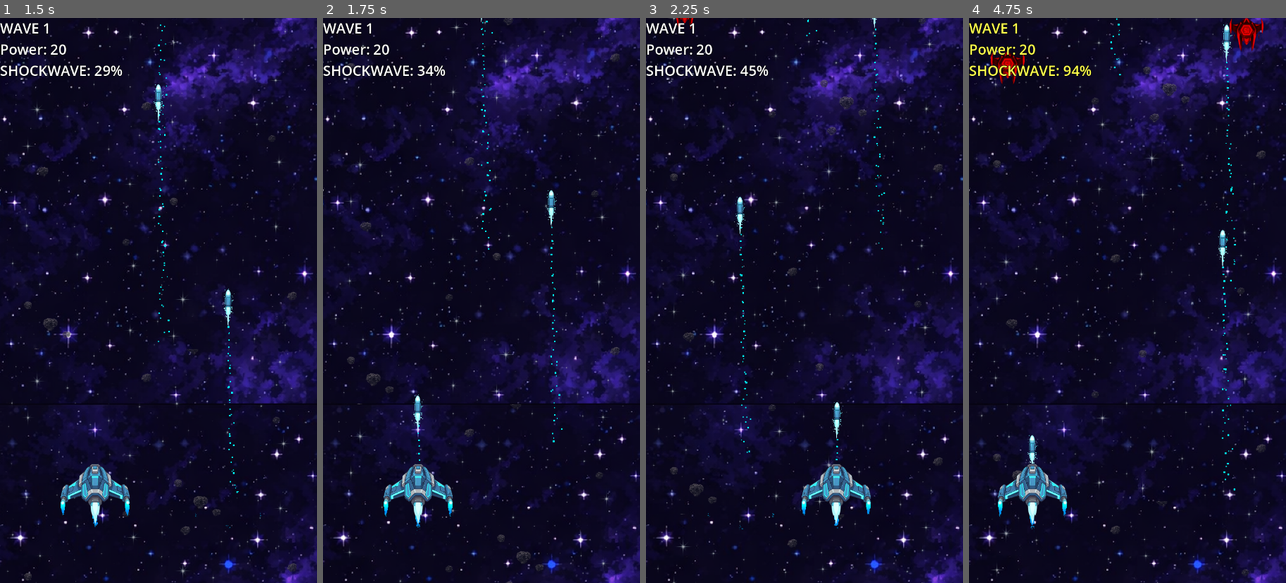
Above: before the commit, frames 1-4 (left to right).
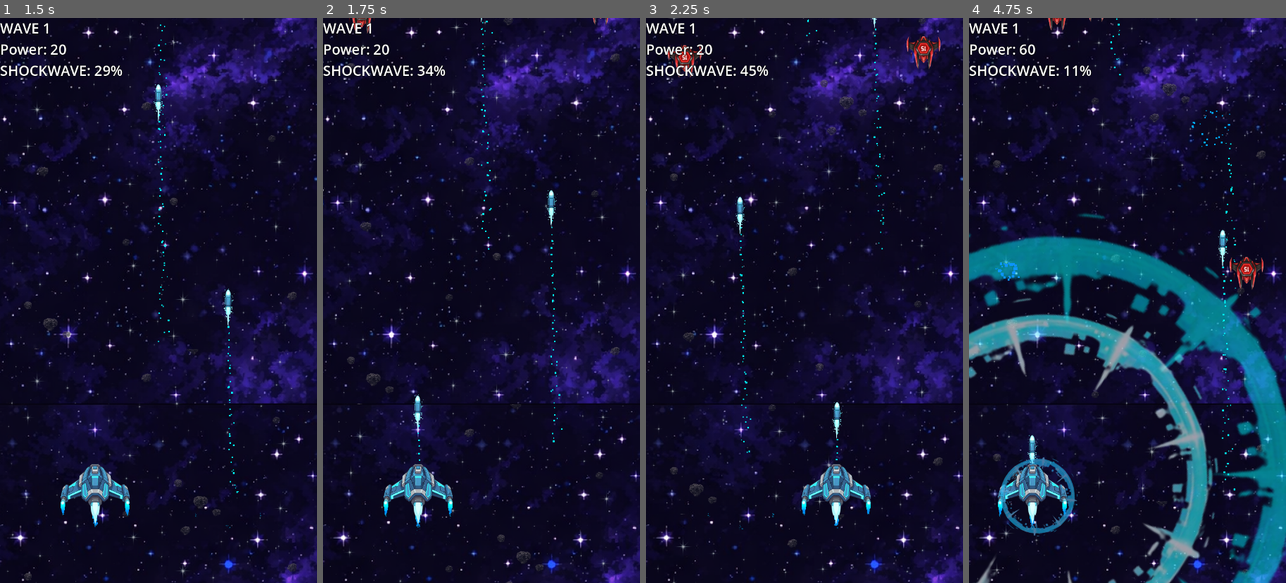
Above: after the commit, the same moments.

Repository: f4binhuu/hyper_shooter
Game: Godot game, scene res://game.tscn
Two runs of this game, one before a commit and one after it. Both use one fixed random seed, a clock stepped at 60 frames per second and the inputs below.
Inputs (mouse positions are in pixels of both pictures, inside the frame that each line leads up to):
- Up to frame 1 (1.5 s): tap Enter (ui_accept) at 0.5, 0.77 s; move the mouse to (228, 272) at 0.52 s; click (228, 272) at 0.67 s; move the mouse to (95, 328) at 1.27 s; click (95, 328) at 1.42 s
- Up to frame 2 (1.75 s): tap Enter (ui_accept) at 1.52 s
- Up to frame 3 (2.25 s): move the mouse to (836, 176) at 2.02 s; click (836, 176) at 2.17 s
- Up to frame 4 (4.75 s): move the mouse to (1111, 413) at 2.77 s; click (1111, 413) at 2.92 s; tap Enter (ui_accept) at 3.02, 3.77, 4.52 s; move the mouse to (1222, 385) at 3.52 s; click (1222, 385) at 3.67 s; move the mouse to (1032, 215) at 4.27 s; click (1032, 215) at 4.42 s

Frame 1 is identical in both runs. In frame 2, 0.1% of the frame differs, in the area x 8-90%, y 0-3%; in frame 3, 0.6%; in frame 4, 22%, in the area x 0-100%, y 0-100%.

Commit message:
lvl 2 and lvl 3 enemies

Diff:
--- a/configs/wave_config.gd
+++ b/configs/wave_config.gd
@@ -12,7 +12,13 @@
 @export_range(0.1, 10.0, 0.1) var spawn_interval: float = 1.0
 @export_range(1, 10) var enemies_per_spawn: int = 2
 
-@export_group("Enemy Stats")
+@export_group("Enemy Types")
+## Chances de spawn (soma deve ser ~1.0)
+@export_range(0.0, 1.0, 0.05) var enemy_lvl_1_chance: float = 1.0
+@export_range(0.0, 1.0, 0.05) var enemy_lvl_2_chance: float = 0.0
+@export_range(0.0, 1.0, 0.05) var enemy_lvl_3_chance: float = 0.0
+
+@export_group("Enemy Stats (Legacy - usado para spawn manual)")
 @export_range(1, 100) var enemy_health: int = 1
 @export_range(10.0, 500.0, 10.0) var enemy_speed: float = 50.0
 @export_range(1, 100) var enemy_points: int = 10
--- a/elements/enemy.gd
+++ b/elements/enemy.gd
@@ -24,11 +24,6 @@
 	previous_x = position.x
 	original_speed = speed
 
-	# Ajustar cor baseado na vida (inimigos mais fortes = mais escuros)
-	if max_health > 2:
-		sprite.modulate = Color(0.8, 0, 0)  # Vermelho escuro
-	elif max_health > 1:
-		sprite.modulate = Color(1, 0.3, 0.3)  # Vermelho médio
 
 func _physics_process(delta):
 	# Aplicar knockback
@@ -76,10 +71,11 @@
 	if health <= 0:
 		die()
 	else:
+		var original_modulate = sprite.modulate
 		# Flash de dano
 		sprite.modulate = Color(1.5, 1.5, 1.5)
 		await get_tree().create_timer(0.1).timeout
-		sprite.modulate = Color(1, 0, 0)
+		sprite.modulate = original_modulate
 
 func die():
 	# Dar pontos e carga de shockwave ao player
--- a/elements/enemy.tscn
+++ b/elements/enemy.tscn
@@ -10,7 +10,6 @@
 script = ExtResource("1_7k104")
 
 [node name="Sprite2D" type="Sprite2D" parent="."]
-modulate = Color(1, 0, 0, 1)
 rotation = 3.1415927
 scale = Vector2(0.5, 0.5)
 texture = ExtResource("2_btx3p")
--- /dev/null
+++ b/elements/enemy_lvl_2.tscn
@@ -0,0 +1,19 @@
+[gd_scene load_steps=4 format=3 uid="uid://c2xk8n7p4mqr2"]
+
+[ext_resource type="Script" uid="uid://7y0movc7wd3u" path="res://elements/enemy.gd" id="1_lvl2"]
+[ext_resource type="Texture2D" uid="uid://dtten8hmp11al" path="res://sprites/spr_enemy_lvl_2.png" id="2_lvl2"]
+
+[sub_resource type="RectangleShape2D" id="RectangleShape2D_lvl2"]
+size = Vector2(80, 80)
+
+[node name="EnemyLvl2" type="Area2D"]
+script = ExtResource("1_lvl2")
+max_health = 3
+
+[node name="Sprite2D" type="Sprite2D" parent="."]
+rotation = 3.1415927
+scale = Vector2(0.3, 0.3)
+texture = ExtResource("2_lvl2")
+
+[node name="CollisionShape2D" type="CollisionShape2D" parent="."]
+shape = SubResource("RectangleShape2D_lvl2")
--- /dev/null
+++ b/elements/enemy_lvl_3.tscn
@@ -0,0 +1,20 @@
+[gd_scene load_steps=4 format=3 uid="uid://b8yk3n5p7mqr3"]
+
+[ext_resource type="Script" uid="uid://7y0movc7wd3u" path="res://elements/enemy.gd" id="1_lvl3"]
+[ext_resource type="Texture2D" uid="uid://d2d54s3oh1gsh" path="res://sprites/spr_enemy_lvl_3.png" id="2_lvl3"]
+
+[sub_resource type="RectangleShape2D" id="RectangleShape2D_lvl3"]
+size = Vector2(80, 80)
+
+[node name="EnemyLvl3" type="Area2D"]
+script = ExtResource("1_lvl3")
+speed = 250.0
+max_health = 5
+
+[node name="Sprite2D" type="Sprite2D" parent="."]
+rotation = 3.1415927
+scale = Vector2(0.3, 0.3)
+texture = ExtResource("2_lvl3")
+
+[node name="CollisionShape2D" type="CollisionShape2D" parent="."]
+shape = SubResource("RectangleShape2D_lvl3")
--- a/game.gd
+++ b/game.gd
@@ -1,6 +1,8 @@
 extends Node2D
 
-@onready var enemy_scene = preload("res://elements/enemy.tscn")
+@onready var enemy_lvl_1_scene = preload("res://elements/enemy.tscn")
+@onready var enemy_lvl_2_scene = preload("res://elements/enemy_lvl_2.tscn")
+@onready var enemy_lvl_3_scene = preload("res://elements/enemy_lvl_3.tscn")
 @onready var multiplier_scene = preload("res://elements/multiplier.tscn")
 @onready var upgrade_ui_scene = preload("res://ui/upgrade_selection_ui.tscn")
 
@@ -101,15 +103,13 @@
 func spawn_enemies():
 	# Spawnar múltiplos inimigos de uma vez
 	for i in range(current_wave.enemies_per_spawn):
+		# Escolher tipo de inimigo baseado nas chances da wave
+		var enemy_scene = choose_enemy_type()
 		var enemy = enemy_scene.instantiate()
+
 		var spawn_x = randf_range(50, get_viewport_rect().size.x - 50)
 		enemy.position = Vector2(spawn_x, -50)
 
-		# Configurar propriedades do inimigo baseado na wave
-		enemy.max_health = current_wave.enemy_health
-		enemy.speed = current_wave.enemy_speed
-		enemy.points_value = current_wave.enemy_points
-
 		add_child(enemy)
 
 		# Conectar sinal de morte do inimigo
@@ -117,6 +117,18 @@
 
 		# Pequeno delay entre cada spawn
 		await get_tree().create_timer(0.1).timeout
+
+func choose_enemy_type() -> PackedScene:
+	# Weighted random selection baseado nas chances da wave
+	var total_chance = current_wave.enemy_lvl_1_chance + current_wave.enemy_lvl_2_chance + current_wave.enemy_lvl_3_chance
+	var rand_value = randf() * total_chance
+
+	if rand_value < current_wave.enemy_lvl_1_chance:
+		return enemy_lvl_1_scene
+	elif rand_value < current_wave.enemy_lvl_1_chance + current_wave.enemy_lvl_2_chance:
+		return enemy_lvl_2_scene
+	else:
+		return enemy_lvl_3_scene
 
 func spawn_multiplier():
 	if multipliers.size() == 0:
--- a/waves/wave_1.tres
+++ b/waves/wave_1.tres
@@ -1,16 +1,10 @@
-[gd_resource type="Resource" script_class="WaveConfig" load_steps=2 format=3]
+[gd_resource type="Resource" script_class="WaveConfig" load_steps=2 format=3 uid="uid://bk6fcd5daha7m"]
 
 [ext_resource type="Script" uid="uid://mdcfq72v8ucp" path="res://configs/wave_config.gd" id="1"]
 
 [resource]
 script = ExtResource("1")
-wave_number = 1
 wave_description = "Wave 1 - Tutorial
 Inimigos fracos para você se acostumar"
 spawn_interval = 1.5
-enemies_per_spawn = 1
-enemy_health = 1
-enemy_speed = 50.0
-enemy_points = 10
 wave_duration = 20.0
-enemies_to_kill = 0
--- a/waves/wave_2.tres
+++ b/waves/wave_2.tres
@@ -1,16 +1,14 @@
-[gd_resource type="Resource" script_class="WaveConfig" load_steps=2 format=3]
+[gd_resource type="Resource" script_class="WaveConfig" load_steps=2 format=3 uid="uid://djfb4shoxtyse"]
 
 [ext_resource type="Script" uid="uid://mdcfq72v8ucp" path="res://configs/wave_config.gd" id="1"]
 
 [resource]
 script = ExtResource("1")
 wave_number = 2
-wave_description = "Wave 2 - Acelerando
-Mais inimigos, mais rápidos!"
-spawn_interval = 1.0
-enemies_per_spawn = 2
-enemy_health = 1
+wave_description = "Wave 2 - Primeiros Desafios
+Mix de inimigos level 1 e 2"
+enemy_lvl_1_chance = 0.7
+enemy_lvl_2_chance = 0.3
 enemy_speed = 100.0
 enemy_points = 15
 wave_duration = 25.0
-enemies_to_kill = 0
--- a/waves/wave_3.tres
+++ b/waves/wave_3.tres
@@ -1,16 +1,16 @@
-[gd_resource type="Resource" script_class="WaveConfig" load_steps=2 format=3]
+[gd_resource type="Resource" script_class="WaveConfig" load_steps=2 format=3 uid="uid://dh7tufrowc1ka"]
 
 [ext_resource type="Script" uid="uid://mdcfq72v8ucp" path="res://configs/wave_config.gd" id="1"]
 
 [resource]
 script = ExtResource("1")
 wave_number = 3
-wave_description = "Wave 3 - Tanques
-Inimigos com mais vida!"
-spawn_interval = 1.2
-enemies_per_spawn = 2
+wave_description = "Wave 3 - Intensifica
+Mix balanceado de todos os tipos"
+enemies_per_spawn = 3
+enemy_lvl_1_chance = 0.5
+enemy_lvl_2_chance = 0.4
+enemy_lvl_3_chance = 0.1
 enemy_health = 3
 enemy_speed = 80.0
 enemy_points = 25
-wave_duration = 30.0
-enemies_to_kill = 0
--- a/waves/wave_4.tres
+++ b/waves/wave_4.tres
@@ -1,4 +1,4 @@
-[gd_resource type="Resource" script_class="WaveConfig" load_steps=2 format=3]
+[gd_resource type="Resource" script_class="WaveConfig" load_steps=2 format=3 uid="uid://guh6nq0gadrv"]
 
 [ext_resource type="Script" uid="uid://mdcfq72v8ucp" path="res://configs/wave_config.gd" id="1"]
 
@@ -6,11 +6,12 @@
 script = ExtResource("1")
 wave_number = 4
 wave_description = "Wave 4 - Invasão
-Horda massiva!"
-spawn_interval = 0.6
+Horda massiva! Mais lvl 2 e 3"
+spawn_interval = 0.7
 enemies_per_spawn = 3
+enemy_lvl_1_chance = 0.3
+enemy_lvl_2_chance = 0.5
+enemy_lvl_3_chance = 0.2
 enemy_health = 2
 enemy_speed = 120.0
 enemy_points = 20
-wave_duration = 30.0
-enemies_to_kill = 0
--- a/waves/wave_5.tres
+++ b/waves/wave_5.tres
@@ -1,4 +1,4 @@
-[gd_resource type="Resource" script_class="WaveConfig" load_steps=2 format=3]
+[gd_resource type="Resource" script_class="WaveConfig" load_steps=2 format=3 uid="uid://ue0j0rwrr5lv"]
 
 [ext_resource type="Script" uid="uid://mdcfq72v8ucp" path="res://configs/wave_config.gd" id="1"]
 
@@ -6,11 +6,13 @@
 script = ExtResource("1")
 wave_number = 5
 wave_description = "Wave 5 - INFERNO
-Sobreviva!"
-spawn_interval = 0.5
+Sobreviva! Maioria lvl 3!"
+spawn_interval = 0.6
 enemies_per_spawn = 4
+enemy_lvl_1_chance = 0.1
+enemy_lvl_2_chance = 0.4
+enemy_lvl_3_chance = 0.5
 enemy_health = 3
 enemy_speed = 150.0
 enemy_points = 30
 wave_duration = 40.0
-enemies_to_kill = 0
